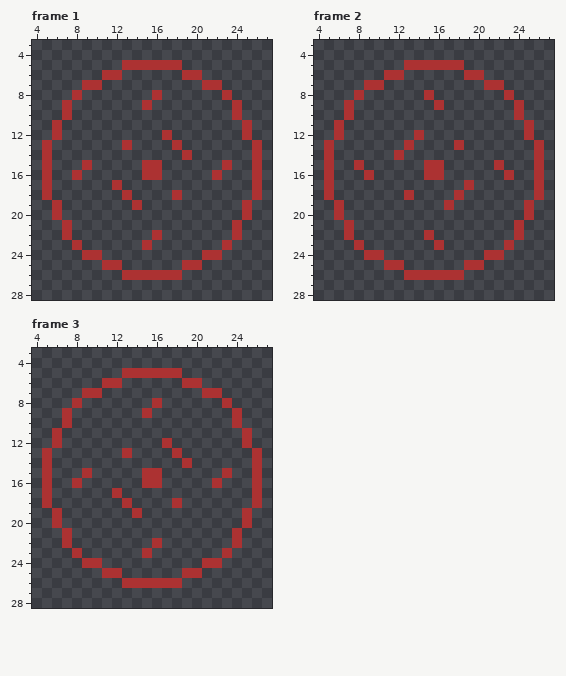
A pixel-art file gets an edit: assets/Player.aseprite. This is how it looked before the edit.
32x32 pixels, 4 frames. Shown: frame 1: x 4..27, y 3..28; frame 2: x 4..27, y 3..28; frame 3: x 4..27, y 3..28. The commit also changed other frames, which this record leaves out.
Once edited:
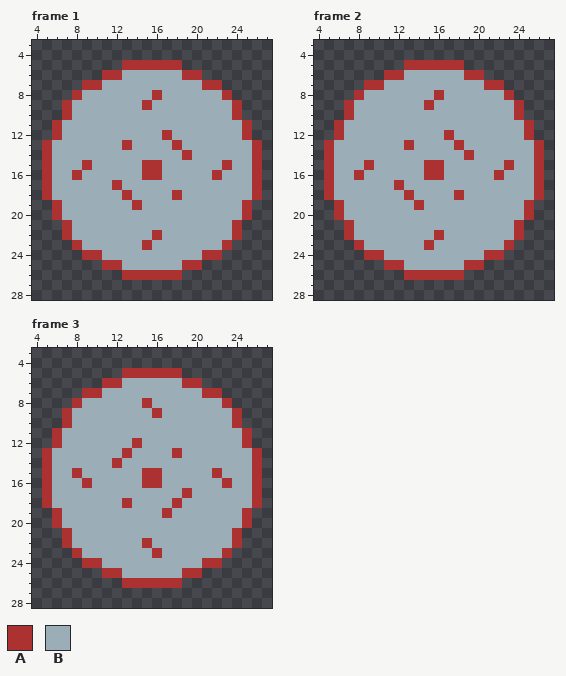
Palette (. is transparent): A #ac3232  B #9badb7
From old to new:
--- frame 1
@@ x 4..27 @@
  5 .........AAAAAA.........
- 6 .......AA......AA.......
- 7 .....AA..........AA.....
- 8 ....A.......A......A....
- 9 ...A.......A........A...
-10 ...A................A...
-11 ..A..................A..
-12 ..A..........A.......A..
-13 .A.......A....A.......A.
-14 .A.............A......A.
-15 .A...A.....AA......A..A.
-16 .A..A......AA.....A...A.
-17 .A......A.............A.
-18 .A.......A....A.......A.
-19 ..A.......A..........A..
-20 ..A..................A..
-21 ...A................A...
-22 ...A........A.......A...
-23 ....A......A.......A....
-24 .....AA..........AA.....
-25 .......AA......AA.......
+ 6 .......AABBBBBBAA.......
+ 7 .....AABBBBBBBBBBAA.....
+ 8 ....ABBBBBBBABBBBBBA....
+ 9 ...ABBBBBBBABBBBBBBBA...
+10 ...ABBBBBBBBBBBBBBBBA...
+11 ..ABBBBBBBBBBBBBBBBBBA..
+12 ..ABBBBBBBBBBABBBBBBBA..
+13 .ABBBBBBBABBBBABBBBBBBA.
+14 .ABBBBBBBBBBBBBABBBBBBA.
+15 .ABBBABBBBBAABBBBBBABBA.
+16 .ABBABBBBBBAABBBBBABBBA.
+17 .ABBBBBBABBBBBBBBBBBBBA.
+18 .ABBBBBBBABBBBABBBBBBBA.
+19 ..ABBBBBBBABBBBBBBBBBA..
+20 ..ABBBBBBBBBBBBBBBBBBA..
+21 ...ABBBBBBBBBBBBBBBBA...
+22 ...ABBBBBBBBABBBBBBBA...
+23 ....ABBBBBBABBBBBBBA....
+24 .....AABBBBBBBBBBAA.....
+25 .......AABBBBBBAA.......
 26 .........AAAAAA.........
--- frame 2
@@ x 4..27 @@
  5 .........AAAAAA.........
- 6 .......AA......AA.......
- 7 .....AA..........AA.....
- 8 ....A......A.......A....
- 9 ...A........A.......A...
-10 ...A................A...
-11 ..A..................A..
-12 ..A.......A..........A..
-13 .A.......A....A.......A.
-14 .A......A.............A.
-15 .A..A......AA.....A...A.
-16 .A...A.....AA......A..A.
-17 .A.............A......A.
-18 .A.......A....A.......A.
-19 ..A..........A.......A..
-20 ..A..................A..
-21 ...A................A...
-22 ...A.......A........A...
-23 ....A.......A......A....
-24 .....AA..........AA.....
-25 .......AA......AA.......
+ 6 .......AABBBBBBAA.......
+ 7 .....AABBBBBBBBBBAA.....
+ 8 ....ABBBBBBBABBBBBBA....
+ 9 ...ABBBBBBBABBBBBBBBA...
+10 ...ABBBBBBBBBBBBBBBBA...
+11 ..ABBBBBBBBBBBBBBBBBBA..
+12 ..ABBBBBBBBBBABBBBBBBA..
+13 .ABBBBBBBABBBBABBBBBBBA.
+14 .ABBBBBBBBBBBBBABBBBBBA.
+15 .ABBBABBBBBAABBBBBBABBA.
+16 .ABBABBBBBBAABBBBBABBBA.
+17 .ABBBBBBABBBBBBBBBBBBBA.
+18 .ABBBBBBBABBBBABBBBBBBA.
+19 ..ABBBBBBBABBBBBBBBBBA..
+20 ..ABBBBBBBBBBBBBBBBBBA..
+21 ...ABBBBBBBBBBBBBBBBA...
+22 ...ABBBBBBBBABBBBBBBA...
+23 ....ABBBBBBABBBBBBBA....
+24 .....AABBBBBBBBBBAA.....
+25 .......AABBBBBBAA.......
 26 .........AAAAAA.........
--- frame 3
@@ x 4..27 @@
  5 .........AAAAAA.........
- 6 .......AA......AA.......
- 7 .....AA..........AA.....
- 8 ....A.......A......A....
- 9 ...A.......A........A...
-10 ...A................A...
-11 ..A..................A..
-12 ..A..........A.......A..
-13 .A.......A....A.......A.
-14 .A.............A......A.
-15 .A...A.....AA......A..A.
-16 .A..A......AA.....A...A.
-17 .A......A.............A.
-18 .A.......A....A.......A.
-19 ..A.......A..........A..
-20 ..A..................A..
-21 ...A................A...
-22 ...A........A.......A...
-23 ....A......A.......A....
-24 .....AA..........AA.....
-25 .......AA......AA.......
+ 6 .......AABBBBBBAA.......
+ 7 .....AABBBBBBBBBBAA.....
+ 8 ....ABBBBBBABBBBBBBA....
+ 9 ...ABBBBBBBBABBBBBBBA...
+10 ...ABBBBBBBBBBBBBBBBA...
+11 ..ABBBBBBBBBBBBBBBBBBA..
+12 ..ABBBBBBBABBBBBBBBBBA..
+13 .ABBBBBBBABBBBABBBBBBBA.
+14 .ABBBBBBABBBBBBBBBBBBBA.
+15 .ABBABBBBBBAABBBBBABBBA.
+16 .ABBBABBBBBAABBBBBBABBA.
+17 .ABBBBBBBBBBBBBABBBBBBA.
+18 .ABBBBBBBABBBBABBBBBBBA.
+19 ..ABBBBBBBBBBABBBBBBBA..
+20 ..ABBBBBBBBBBBBBBBBBBA..
+21 ...ABBBBBBBBBBBBBBBBA...
+22 ...ABBBBBBBABBBBBBBBA...
+23 ....ABBBBBBBABBBBBBA....
+24 .....AABBBBBBBBBBAA.....
+25 .......AABBBBBBAA.......
 26 .........AAAAAA.........
